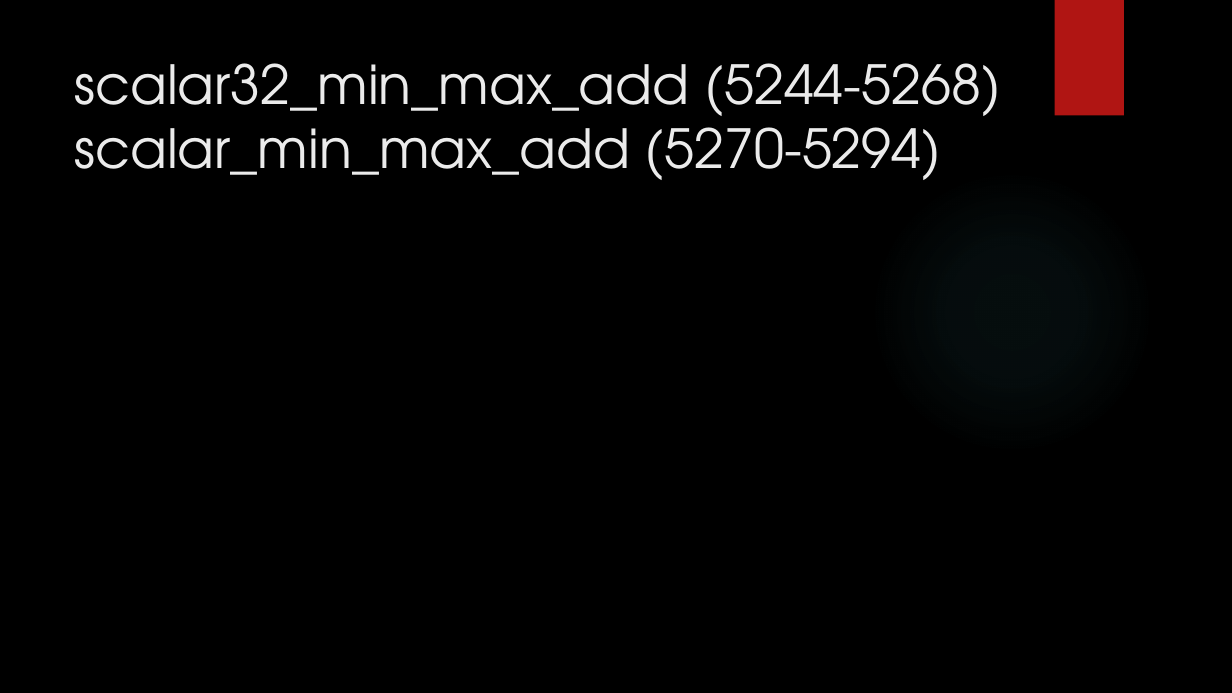
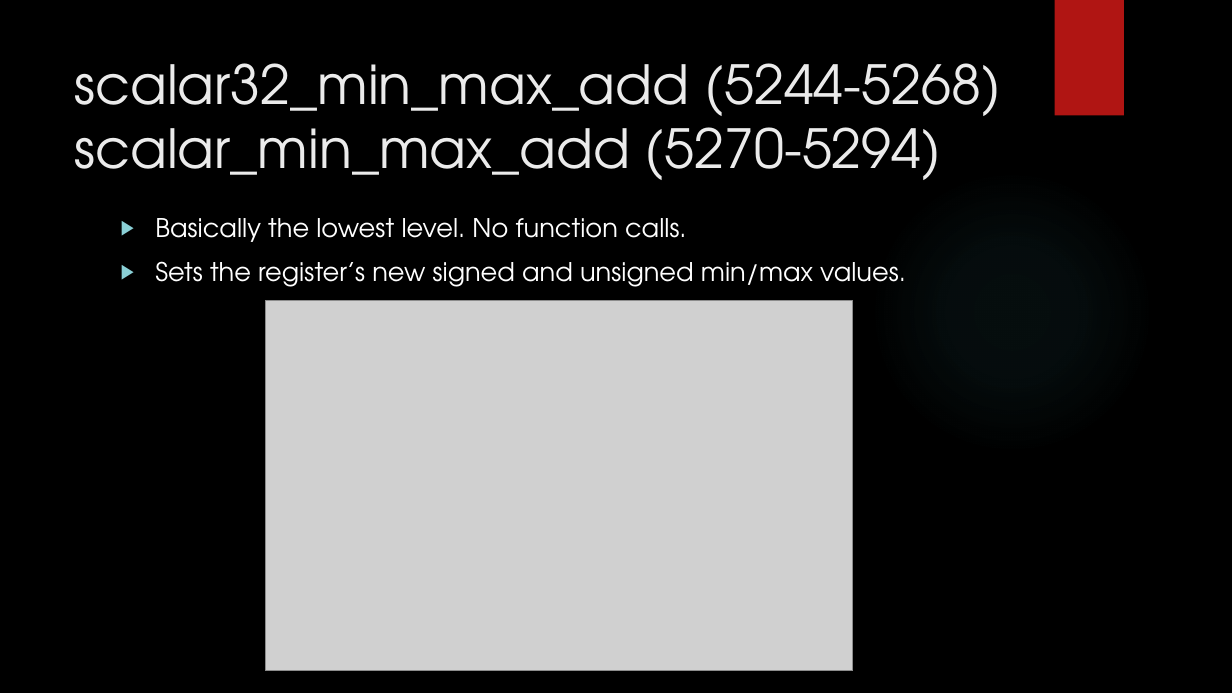
Before and after one commit to JoshCoop1089/eBPF_Verification_Project, a slide deck: slide 8 of Sammy Code Tests/Deliverables/July 20th Tracking BPF_ADD.pptx. Drawn at 1232x693 pixels with LibreOffice and Linux fonts; fonts in the diff are those of the drawing; grey boxes stand for pictures; background and template pictures are left out. Boxes give left, top, right and bottom in pixels: in the first picture for what was removed or moved away, otherwise in the second. Text is boxed around its words. In the diff, an @@ line names an element or a change of style, - is before the commit and + after.

```diff
--- a/Sammy Code Tests/Deliverables/July 20th Tracking BPF_ADD.pptx
+++ b/Sammy Code Tests/Deliverables/July 20th Tracking BPF_ADD.pptx
@@ text added at (155, 218, 906, 287), 20 pt, text #FFFFFF @@
+▶ Basically the lowest level. No function calls.
+▶ Sets the register’s new signed and unsigned min/max values.
@@ picture added at (265, 300, 853, 671) @@
```
Also in this commit, not shown: 3 other slides changed, 1 slide added.
